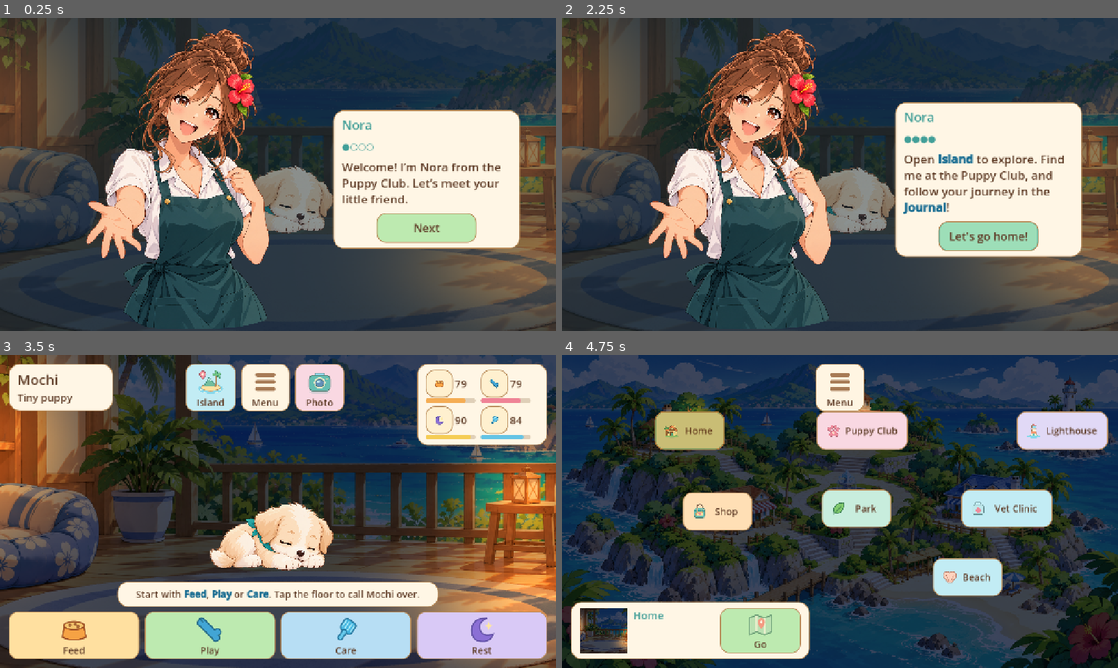
Above: before the commit, frames 1-4 (two rows, left to right).
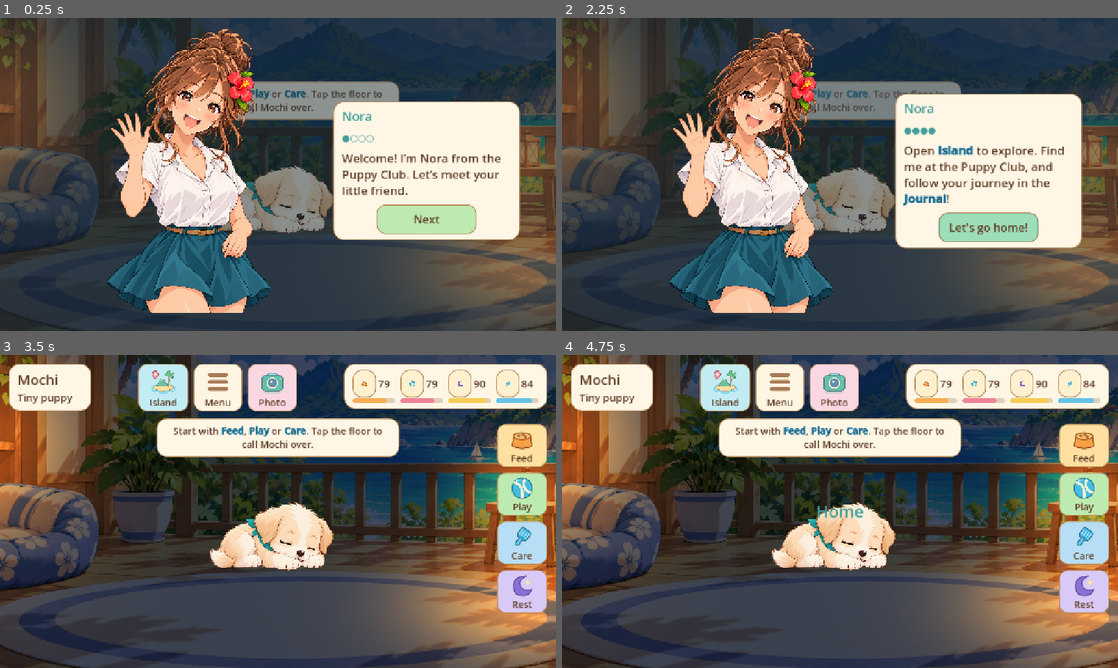
Above: after the commit, the same moments.

Repository: nrtak/inutomo
Game: Godot game, scene res://scenes/main.tscn
Same seed, same stepped clock (60 frames per second), same inputs: the game is played once before the commit and once after it. This scene is started directly instead of the project's main scene.
Inputs:
- Up to frame 1 (0.25 s): no input
- Up to frame 2 (2.25 s): click "Next" at 0.5 s; click "Next" at 1.25 s; click "Next" at 2 s
- Up to frame 3 (3.5 s): click "Let's go home!" at 2.75 s
- Up to frame 4 (4.75 s): click "Island" at 3.5 s; click "Home" at 4.25 s

The runs differ from the first frame. In frame 1, 25% of the frame differs, in the area x 15-94%, y 3-100%; in frame 2, 26%; in frame 3, 40%; in frame 4, 87%, in the area x 0-100%, y 0-100%.

Commit message:
Update island interface and characters

Diff:
--- a/assets/ui/play.svg
+++ b/assets/ui/play.svg
@@ -1 +1 @@
-<svg xmlns="http://www.w3.org/2000/svg" width="64" height="64" viewBox="0 0 64 64"><path d="M16 15q-8-10-12 0-2 6 6 10l28 28q4 9 11 4 9-5 2-12 10-5 3-13-5-5-11 1L20 10q-8-8-13 0" fill="#42a5d5" stroke="#246988" stroke-width="3"/></svg>
+<svg xmlns="http://www.w3.org/2000/svg" width="64" height="64" viewBox="0 0 64 64"><circle cx="32" cy="32" r="27" fill="#45bce0" stroke="#267e9a" stroke-width="3"/><path d="M10 17c18 1 24 17 22 41M40 7c-9 17-1 33 16 37" fill="none" stroke="#fff3cf" stroke-width="7"/><path d="M17 12c3-2 6-3 10-3" fill="none" stroke="#bdeff6" stroke-width="4" stroke-linecap="round"/></svg>
--- a/scripts/art.gd
+++ b/scripts/art.gd
@@ -23,7 +23,7 @@
 	"Shiba Inu": Rect2i(43, 79, 1441, 820),
 	"Golden Retriever": Rect2i(24, 210, 1489, 613)
 }
-const NORA = preload("res://assets/characters/nora_anime.png")
+const NORA = preload("res://assets/characters/nora_casual_anime.png")
 
 const WALKS = {
 	"Puppy": preload("res://assets/puppies/puppy_walk_anime.png"),
@@ -50,7 +50,7 @@
 	"Vet Clinic": preload("res://assets/backgrounds/vet_anime.png"),
 	"Lighthouse": preload("res://assets/backgrounds/lighthouse_anime.png"),
 }
-const JUNE = preload("res://assets/characters/june_anime.png")
+const JUNE = preload("res://assets/characters/june_casual_anime.png")
 const LEAH = preload("res://assets/characters/leah_anime.png")
 
 const BEN = preload("res://assets/characters/ben_anime.png")
--- a/scripts/goods.gd
+++ b/scripts/goods.gd
@@ -46,6 +46,8 @@
 }
 static var pictures: Dictionary = {}
 static func picture(kind: String) -> Texture2D:
+ if kind == "Toy":
+  return preload("res://assets/ui/play.svg")
  if EXPANDED_REGIONS.has(kind):
   if not pictures.has(kind):
    var expanded = AtlasTexture.new()
--- a/scripts/habitat.gd
+++ b/scripts/habitat.gd
@@ -6,7 +6,7 @@
 var world: Node2D
 var background: TextureRect
 var discovery: Sprite2D
-var ball: Polygon2D
+var ball: Sprite2D
 var view_offset = Vector2.ZERO
 
 func _ready() -> void:
@@ -36,12 +36,9 @@
 	puppy.bounds = Rect2(puppy.walk_area[0], Vector2.ZERO)
 	for point in puppy.walk_area:
 		puppy.bounds = puppy.bounds.expand(point)
-	ball = Polygon2D.new()
-	var shape = PackedVector2Array()
-	for i in 24:
-		shape.append(Vector2.from_angle(TAU * i / 24.0) * 16)
-	ball.polygon = shape
-	ball.color = Color("4cace4")
+	ball = Sprite2D.new()
+	ball.texture = preload("res://assets/ui/play.svg")
+	ball.scale = Vector2.ONE * 0.5
 	ball.visible = false
 	world.add_child(ball)
 	discovery = Sprite2D.new()
--- a/scripts/island_map.gd
+++ b/scripts/island_map.gd
@@ -3,10 +3,6 @@
 var selected = "Home"
 var canvas: Control
 var map_image: TextureRect
-var preview: TextureRect
-var title: Label
-var detail: Label
-var go_button: Button
 var pins: Dictionary = {}
 var map_rect = Rect2()
 const PLACES = {
@@ -46,7 +42,7 @@
  map_image.set_anchors_and_offsets_preset(Control.PRESET_FULL_RECT)
  canvas.add_child(map_image)
  for place in PLACES:
-  var pin = UI.button(place, select.bind(place), UI.PLACE_COLORS[place])
+  var pin = UI.button(place, travel_to.bind(place), UI.PLACE_COLORS[place])
   pin.custom_minimum_size = Vector2(160 if place in ["Park", "Shop", "Home", "Beach"] else 210, 88)
   pin.add_theme_font_size_override("font_size", 22)
   pin.icon = UI.place_icon(place)
@@ -54,35 +50,8 @@
   pin.add_theme_constant_override("icon_max_width", 38)
   canvas.add_child(pin)
   pins[place] = pin
- var card = UI.card()
- card.set_anchors_and_offsets_preset(Control.PRESET_BOTTOM_LEFT)
- card.offset_left = safe.left
- card.offset_top = -132 - safe.bottom
- card.offset_right = safe.left + 550
- card.offset_bottom = -safe.bottom
- layout.add_child(card)
- var content = HBoxContainer.new()
- content.add_theme_constant_override("separation", 14)
- card.add_child(content)
- var words = UI.column(4)
- words.size_flags_horizontal = Control.SIZE_EXPAND_FILL
- preview = TextureRect.new()
- preview.expand_mode = TextureRect.EXPAND_IGNORE_SIZE
- preview.stretch_mode = TextureRect.STRETCH_KEEP_ASPECT_COVERED
- preview.custom_minimum_size = Vector2(110, 90)
- content.add_child(preview)
- content.add_child(words)
- title = UI.label("", 24, UI.TEAL)
- words.add_child(title)
- detail = UI.label("", 23)
- detail.visible = false
- words.add_child(detail)
- go_button = UI.icon_button("Go", preload("res://assets/ui/map.svg"), travel, Color("bdeab0"))
- go_button.custom_minimum_size = Vector2(100, 94)
- content.add_child(go_button)
  canvas.resized.connect(place_pins)
  selected = host.current_place if host.current_place in PLACES else "Home"
- select(selected)
  call_deferred("place_pins")
 
 func place_pins() -> void:
@@ -97,21 +66,10 @@
   pin.size = pin.get_combined_minimum_size()
   var center = map_rect.position + PLACES[place].point * map_rect.size
   var safe = UI.safe_insets()
-  pin.position = (center - pin.size * 0.5).clamp(Vector2(safe.left, safe.top + 110), (canvas.size - pin.size - Vector2(safe.right, safe.bottom + 145)).max(Vector2(safe.left, safe.top + 110)))
+  pin.position = (center - pin.size * 0.5).clamp(Vector2(safe.left, safe.top + 110), (canvas.size - pin.size - Vector2(safe.right, safe.bottom + 24)).max(Vector2(safe.left, safe.top + 110)))
 
-func select(place: String) -> void:
+func travel_to(place: String) -> void:
+ if not PLACES.has(place):
+  return
  selected = place
- title.text = place
- preview.texture = Art.BACKGROUNDS[place]
- Daylight.apply_to(preview, place)
- detail.text = PLACES[place].text
- var outing = "Fetch" if place == "Park" else ("Walk" if place == "Beach" else "")
- if not outing.is_empty() and Game.has_outing(outing):
-  detail.text += " Your outing checkpoint is saved here."
- go_button.tooltip_text = "View Lighthouse preview" if place == "Lighthouse" else "Go to " + place
- UI.button_caption(go_button, "Preview" if place == "Lighthouse" else "Go")
- for key in pins:
-  pins[key].modulate = Color("ffe0a0") if key == place else Color.WHITE
-
-func travel() -> void:
- host.visit(selected)
+ host.visit(place)
--- a/scripts/main.gd
+++ b/scripts/main.gd
@@ -31,7 +31,7 @@
 var page = "Home"
 var age_label: Label
 var rest_button: Button
-var actions: HBoxContainer
+var actions: VBoxContainer
 var habitat: Habitat
 var intro_step = 0
 var intro_text: CommandHint
@@ -67,7 +67,7 @@
 	layout.add_child(header)
 	var identity = UI.card()
 	identity_card = identity
-	identity.custom_minimum_size.x = 240
+	identity.custom_minimum_size.x = 190
 	identity.size_flags_vertical = Control.SIZE_SHRINK_BEGIN
 	header.add_child(identity)
 	var identity_col = UI.column(2)
@@ -106,10 +106,11 @@
 	bag_button.visible = false
 	quick_navigation.add_child(bag_button)
 	needs_card = UI.card()
-	needs_card.custom_minimum_size.x = 300
+	needs_card.custom_minimum_size.x = 460
+	needs_card.size_flags_vertical = Control.SIZE_SHRINK_BEGIN
 	header.add_child(needs_card)
 	var need_col = GridContainer.new()
-	need_col.columns = 2
+	need_col.columns = 4
 	need_col.add_theme_constant_override("h_separation", 12)
 	need_col.add_theme_constant_override("v_separation", 8)
 	needs_card.add_child(need_col)
@@ -124,15 +125,15 @@
 		icon.icon = load("res://assets/ui/" + ["feed", "play", "rest", "care"][i] + ".svg")
 		icon.expand_icon = true
 		icon.add_theme_constant_override("icon_max_width", 30)
-		icon.custom_minimum_size = Vector2(58, 64)
+		icon.custom_minimum_size = Vector2(54, 64)
 		icon.tooltip_text = key
 		line.add_child(icon)
 		meter_labels[key] = UI.label(key, 24)
 		meter_labels[key].autowrap_mode = TextServer.AUTOWRAP_OFF
-		meter_labels[key].custom_minimum_size.x = 48
+		meter_labels[key].custom_minimum_size.x = 40
 		line.add_child(meter_labels[key])
 		var bar = ProgressBar.new()
-		bar.custom_minimum_size = Vector2(115, 10)
+		bar.custom_minimum_size = Vector2(90, 10)
 		bar.tooltip_text = key
 		bar.show_percentage = false
 		var bg = UI.style(Color("dfcfb8"), 6)
@@ -156,12 +157,23 @@
 	message_card.size_flags_horizontal = Control.SIZE_SHRINK_CENTER
 	layout.add_child(message_card)
 	message = UI.hint_label("A little care makes a big world.", 22)
-	message.custom_minimum_size.x = 700
+	message.custom_minimum_size.x = 300
 	message.horizontal_alignment = HORIZONTAL_ALIGNMENT_CENTER
 	message_card.add_child(message)
-	actions = HBoxContainer.new()
+	actions = VBoxContainer.new()
 	actions.add_theme_constant_override("separation", 12)
-	layout.add_child(actions)
+	var dock_layer = Control.new()
+	dock_layer.mouse_filter = Control.MOUSE_FILTER_IGNORE
+	hud.add_child(dock_layer)
+	var action_dock = CenterContainer.new()
+	action_dock.set_anchors_and_offsets_preset(Control.PRESET_CENTER_RIGHT)
+	action_dock.offset_left = -116
+	action_dock.offset_right = 0
+	action_dock.offset_top = -210
+	action_dock.offset_bottom = 242
+	action_dock.mouse_filter = Control.MOUSE_FILTER_IGNORE
+	dock_layer.add_child(action_dock)
+	action_dock.add_child(actions)
 	var action_colors = [Color("ffe0a0"), Color("bdeab0"), Color("b7def4"), Color("d9c9f6")]
 	for i in 4:
 		var kind: String = ["Feed", "Play", "Care", "Rest"][i]
@@ -169,7 +181,8 @@
 		b.expand_icon = true
 		b.add_theme_constant_override("icon_max_width", 44)
 		b.add_theme_constant_override("h_separation", 12)
-		b.custom_minimum_size.y = 110
+		b.custom_minimum_size = Vector2(116, 100)
+		b.size_flags_horizontal = Control.SIZE_SHRINK_CENTER
 		actions.add_child(b)
 		action_buttons[kind] = b
 		if kind == "Rest":
@@ -187,7 +200,7 @@
 	if not Game.pending_stage.is_empty() and page == "Home" and not is_instance_valid(intro_overlay) and not is_instance_v …(190 unchanged characters)…
 		show_growth_moment()
 	status_clock += delta
-	message_card.visible = page == "Home" and (status_clock < 6 or not Game.save_error.is_empty())
+	message_card.visible = false
 	if is_instance_valid(intro_overlay):
 		return
 	if status_clock > 8 and is_instance_valid(habitat) and page == "Home":
@@ -210,8 +223,7 @@
 func _notice(text: String) -> void:
 	message.text = text
 	status_clock = 0
-	if page != "Home":
-		show_feedback(text)
+	show_feedback(text)
 
 func show_feedback(text: String) -> void:
 	if notice_tween != null and notice_tween.is_valid():
@@ -228,12 +240,13 @@
 	var panel = UI.card()
 	panel.mouse_filter = Control.MOUSE_FILTER_IGNORE
 	overlay.add_child(panel)
-	var text_label = UI.hint_label(text, 24)
-	text_label.custom_minimum_size.x = clampf(text.length() * 11.5, 300, 600)
+	var text_label = UI.hint_label(text, 22)
+	text_label.custom_minimum_size.x = clampf(text.length() * 9.0, 220, 520)
+	text_label.mouse_filter = Control.MOUSE_FILTER_IGNORE
 	text_label.horizontal_alignment = HORIZONTAL_ALIGNMENT_CENTER
 	panel.add_child(text_label)
 	notice_tween = create_tween()
-	notice_tween.tween_interval(3.5)
+	notice_tween.tween_interval(2.2)
 	notice_tween.tween_property(overlay, "modulate:a", 0.0, 0.3)
 	notice_tween.tween_callback(overlay.queue_free)
 
@@ -261,7 +274,7 @@
 	page_label.text = "Puppy Island" if page == "Home" else page
 	actions.visible = page == "Home"
 	needs_card.visible = page in ["Home", "Fetch", "Walk"]
-	message_card.visible = page == "Home"
+	message_card.visible = false
 	for key in nav_buttons:
 		nav_buttons[key].visible = page not in ["Fetch", "Walk"] or key == "Home"
 		nav_buttons[key].modulate = Color("ffe3a5") if key == page else Color.WHITE
@@ -276,6 +289,11 @@
 		Game.pending_home_reaction = ""
 
 func show_page(dest: String) -> void:
+	if notice_tween != null and notice_tween.is_valid():
+		notice_tween.kill()
+	if is_instance_valid(notice_overlay):
+		notice_overlay.queue_free()
+	notice_overlay = null
 	if dest == "Menu":
 		if not Game.save_game():
 			_notice(Game.save_error)
@@ -533,6 +551,8 @@
 func show_resident(texture: Texture2D, character_name: String, role: String, text: String) -> void:
 	if is_instance_valid(resident_overlay):
 		return
+	if is_instance_valid(notice_overlay):
+		notice_overlay.visible = false
 	IslandLife.talk(Game, character_name)
 	var was_processing = Game.is_processing()
 	var hud_was_visible = hud.visible
--- a/scripts/start_menu.gd
+++ b/scripts/start_menu.gd
@@ -110,7 +110,7 @@
 	scroll.add_child(content)
 	content.add_child(UI.label("Your first little adventure", 34, UI.TEAL))
 	content.add_child(UI.hint_label(Game.personalize("HOME\nFeed, Play, Care and Rest keep Mochi's four needs happy. Higher bars mean better care, including the Hunger bar."), 25))
-	content.add_child(UI.hint_label("ISLAND\nTap a location, preview it, then choose Go. Start Fetch at the Park or a Walk at the Beach. Outings need 15 Energy and an awake puppy. Completed steps save if you take a break.", 25))
+	content.add_child(UI.hint_label("ISLAND\nTap a location to go there. Start Fetch at the Park or a Walk at the Beach. Outings need 15 Energy and an awake puppy. Completed steps save if you take a break.", 25))
 	content.add_child(UI.hint_label("BAG & SHOP\nBrowse Food, Toys, Care, Comfort and Accessories. Give food and treats from your Bag. Choose beds and toys in Decor, and bandanas in Wardrobe. Owned care benefits apply automatically. Normal care stays free.", 25))
 	content.add_child(UI.hint_label("GROWTH\nJournal tracks growth and memories. Adulthood needs 40 care moments and 60 minutes together. Walks favor Shiba Inu; Fetch and ties favor Golden Retriever.", 25))
 	content.add_child(UI.hint_label("Open Journal for Island Life: training, friends, events and decorating. Tap the camera to take a picture; find it in Photos. Progress saves automatically.", 22))
--- a/scripts/ui.gd
+++ b/scripts/ui.gd
@@ -87,7 +87,7 @@
 	var safe = safe_insets(24)
 	for edge in safe:
 		margin.add_theme_constant_override("margin_" + edge, safe[edge])
-	margin.add_theme_constant_override("margin_bottom", 0)
+	margin.add_theme_constant_override("margin_bottom", safe.bottom + 16)
 	parent.add_child(margin)
 	var row = HBoxContainer.new()
 	row.alignment = BoxContainer.ALIGNMENT_CENTER
--- a/tests/daylight.gd
+++ b/tests/daylight.gd
@@ -41,7 +41,7 @@
 	main.show_page("Island")
 	await process_frame
 	var map = main.world_host.get_child(0)
-	check(map.map_image.material == lighting.material_for("Island") and map.preview.material == lighting.material_for("Home"), "Map and destination preview use their local lamps with the clock lighting")
+	check(map.map_image.material == lighting.material_for("Island"), "Full-screen map uses its local lamps with clock lighting")
 	main.queue_free()
 	await process_frame
 	print("Daylight checks: ", "PASS" if failures == 0 else "FAIL")
--- a/tests/locations.gd
+++ b/tests/locations.gd
@@ -68,6 +68,12 @@
 		check(is_instance_valid(main.resident_overlay), resident + " opens a resident dialogue")
 		check(main.resident_overlay.find_children("ConversationCharacter", "Control", true, false).size() == 1, "Residents use a large borderless portrait stage")
 		check(main.resident_overlay.find_children("ConversationText", "PanelContainer", true, false).size() == 1 and not main.hud.visible, "Each conversation has one text panel and hides the HUD")
+		await process_frame
+		await process_frame
+		var portrait_stage = main.resident_overlay.find_children("ConversationCharacter", "Control", true, false)[0]
+		var portrait = portrait_stage.get_child(0)
+		check(portrait.get_global_rect().end.y <= main.get_viewport_rect().size.y - UI.safe_insets(24).bottom - 15, resident + " portrait clears the bottom safe area")
+		check(portrait.position.y >= -1 and portrait.position.x >= -1, resident + " artwork fits inside its stage")
 		for button in main.resident_overlay.find_children("*", "Button", true, false):
 			if button.text == "Close":
 				button.pressed.emit()
--- a/tests/mobile_regression.gd
+++ b/tests/mobile_regression.gd
@@ -151,6 +151,17 @@
   await process_frame
   main = load("res://scenes/main.tscn").instantiate()
   mobile_view.add_child(main)
+  await process_frame
+  await process_frame
+  var previous_button: Button = null
+  for kind in ["Feed", "Play", "Care", "Rest"]:
+   var action_button: Button = main.action_buttons[kind]
+   var action_rect = action_button.get_global_rect()
+   check(action_rect.position.x >= 105 and action_rect.end.x <= mobile_view.size.x - 105, "Side action buttons clear the iPhone cutouts")
+   check(action_rect.position.y >= main.needs_card.get_global_rect().end.y and action_rect.end.y <= 695, "Side actions fit below needs and above the safe bottom")
+   if previous_button != null:
+    check(previous_button.get_global_rect().end.y < action_rect.position.y, "Care actions form a separated vertical stack")
+   previous_button = action_button
   main.show_page("Island")
   await process_frame
   await process_frame
@@ -162,11 +173,9 @@
    check(rect.position.y >= 20 and rect.end.y <= 695, "Map markers stay within the visible screen height")
    for j in range(i + 1, keys.size()):
     check(not rect.intersects(map.pins[keys[j]].get_global_rect()), "Map markers " + str(keys[i]) + " / " + str(keys[j]) + " do not overlap at " + str(screen_size))
-  check(map.go_button.get_global_rect().end.y <= 695, "Travel button stays above the safe bottom edge")
-  map.select("Shop")
-  map.travel()
-  await process_frame
-  check(main.page == "Shop", "Map travel opens the selected place")
+  map.pins["Shop"].pressed.emit()
+  await process_frame
+  check(main.page == "Shop", "One tap on a map pin opens its destination")
   var browser = main.body.get_child(0)
   for category in Goods.CATEGORIES:
    browser.select_category(category)
Binary file added: assets/characters/june_casual_anime.png
Not shown, added: assets/characters/june_casual_anime.png.import
Binary file added: assets/characters/nora_casual_anime.png
Not shown, added: assets/characters/nora_casual_anime.png.import
